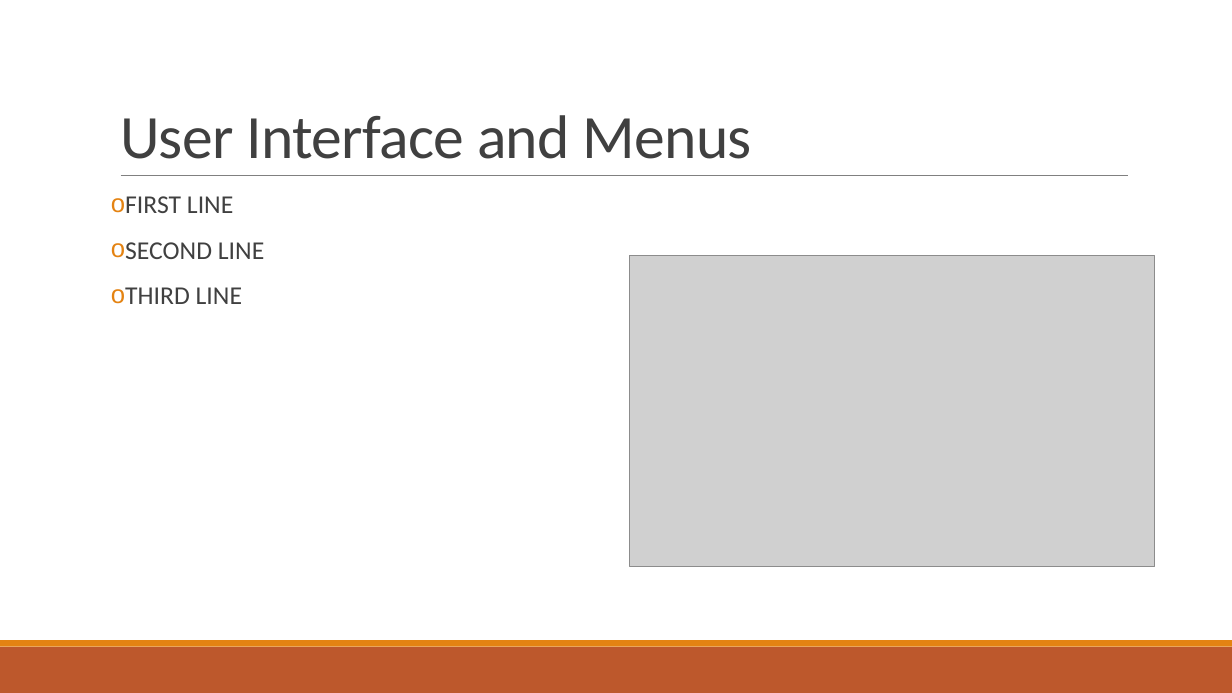
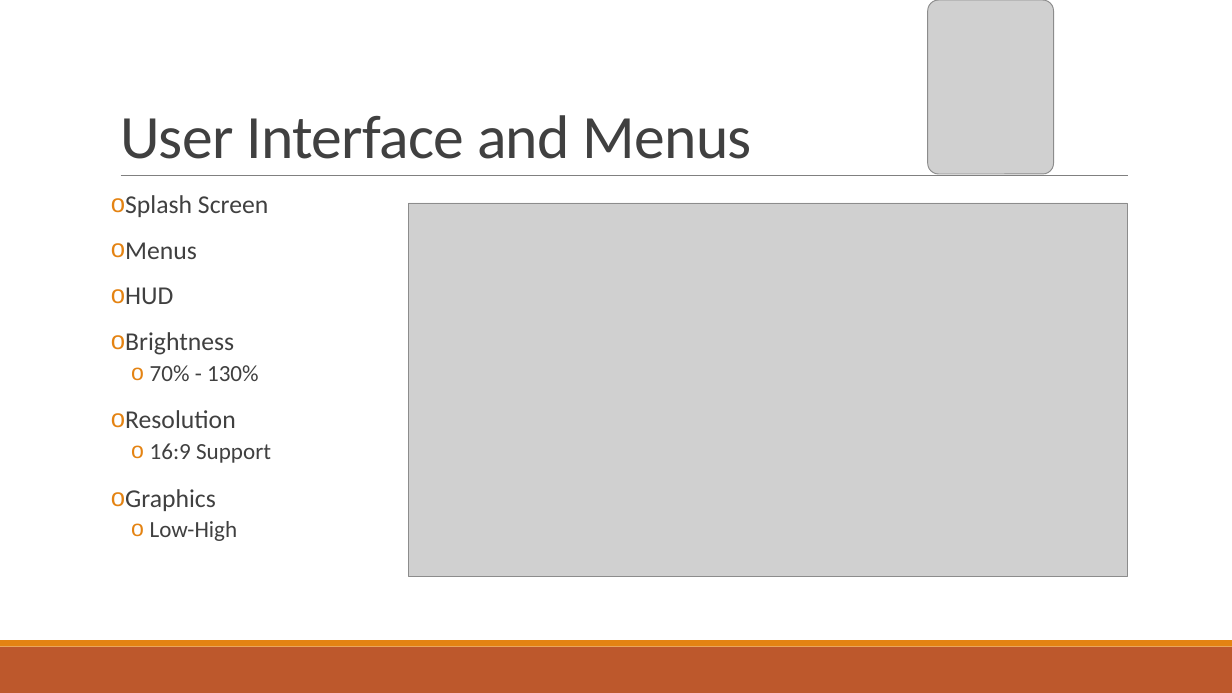
Before and after one commit to jonnynabors/Belly-Of-The-Beast, a slide deck: slide 4 of Documentation/Design Document/UnityDesignPresentation.pptx (slide 5 before the commit). Drawn at 1232x693 pixels with LibreOffice and Linux fonts; fonts in the diff are those of the drawing; grey boxes stand for pictures. Boxes give left, top, right and bottom in pixels: in the first picture for what was removed or moved away, otherwise in the second. Text is boxed around its words. In the diff, an @@ line names an element or a change of style, - is before the commit and + after.

```diff
--- a/Documentation/Design Document/UnityDesignPresentation.pptx
+++ b/Documentation/Design Document/UnityDesignPresentation.pptx
@@ picture added at (928, 0, 1054, 174) @@
@@ text at (125, 195, 271, 541): text changed @@
-o FIRST LINE
-o SECOND LINE
-o THIRD LINE
+o Splash Screen
+o Menus
+o HUD
+o Brightness
+  o 70% - 130%
+o Resolution
+  o 16:9 Support
+o Graphics
+  o Low-High
@@ picture: place and size @@
-picture at (630, 255, 1155, 567)
+picture at (409, 203, 1128, 577)
```
Also in this commit, not shown: 8 other slides changed, 2 slides added, 3 slides removed, 1 other file.
